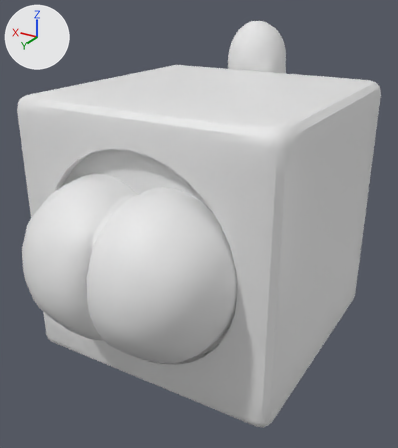
One commit to the FBX model Assets/Visual/Models/Character Models/PlayerCharacter.fbx: the scene before it, then after it.
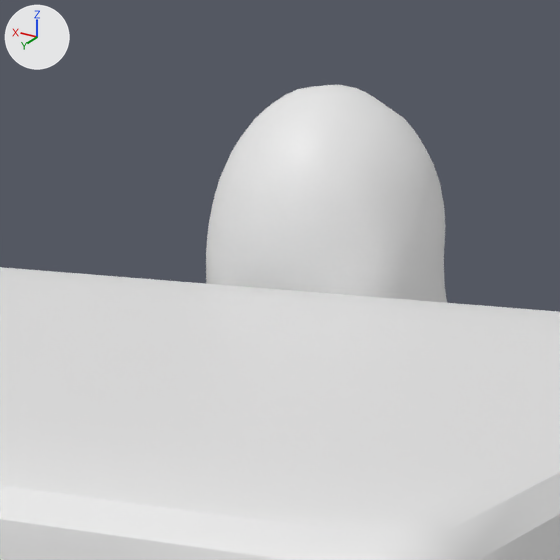
Each version appears first whole from a 50 mm camera at (-0.953, 1.68, 1.256) aimed at (0.0, 0.093, 0.462), and next in a close-up on the part from 45% to 79% of the width and 0% to 30% of the height. Every picture has the same lights, and +X, +Y and +Z are marked at upper left. Where no turn or scale is listed for an object, it has been applied to the vertices.

Objects in the first close-up: 'Body', 'Hair Retopo.001'.
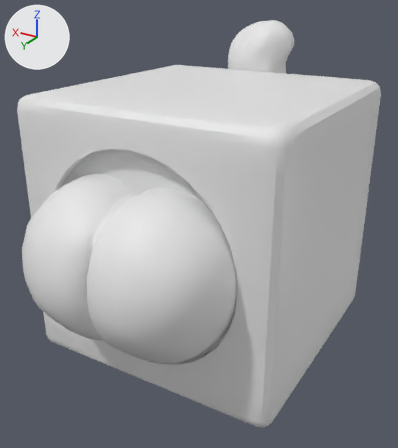
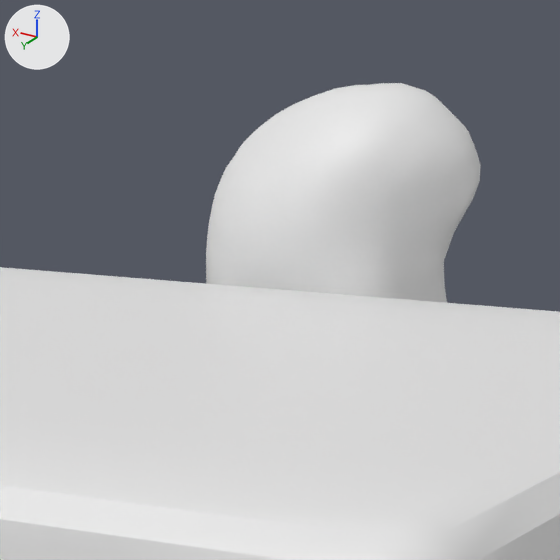
Where the newer file only moved an object's origin or applied its transform, the numbers keep the older frame.

Location of each change, [x1, y1, x2, y2] in pixels of the close-ups (560 x 560 px; the box of a moved part takes in the faces that stretch with it):
'Hair Retopo.001', reshaped (14% wider): before [206, 85, 447, 303]; after [206, 83, 481, 303]
part 1 of me_plane_009, moved or reshaped: before [215, 85, 445, 261]; after [216, 83, 481, 261]

Diff of the bpy script that builds the scene:
```diff
--- a/Assets/Visual/Models/Character Models/PlayerCharacter.fbx.py
+++ b/Assets/Visual/Models/Character Models/PlayerCharacter.fbx.py
@@ me_plane_009 @@
 # used by ob_hair_retopo_001; location = (0.0, 0.0, 0.0)
-me_plane_009.from_pydata(...)  # 710 vertices, 708 faces; spans x -0.065..0.212, y -0.656..-0.42, z 0.75..1.127
+me_plane_009.from_pydata(...)  # 710 vertices, 708 faces; spans x -0.068..0.212, y -0.656..-0.42, z 0.75..1.131
+# me_plane_009 part 1: 259 of 710 vertices moved; they spanned x -0.033..0.195, y -0.656..-0.42, z 0.936..1.127 and now span x -0.068..0.194, y -0.656..-0.42, z 0.935..1.131; mean shift (-0.031, 0.0, -0.003); largest move (0.059, -0.552, 1.121) -> (-0.017, -0.552, 1.118)
 me_plane_009.materials.append(mat_hair)
```
